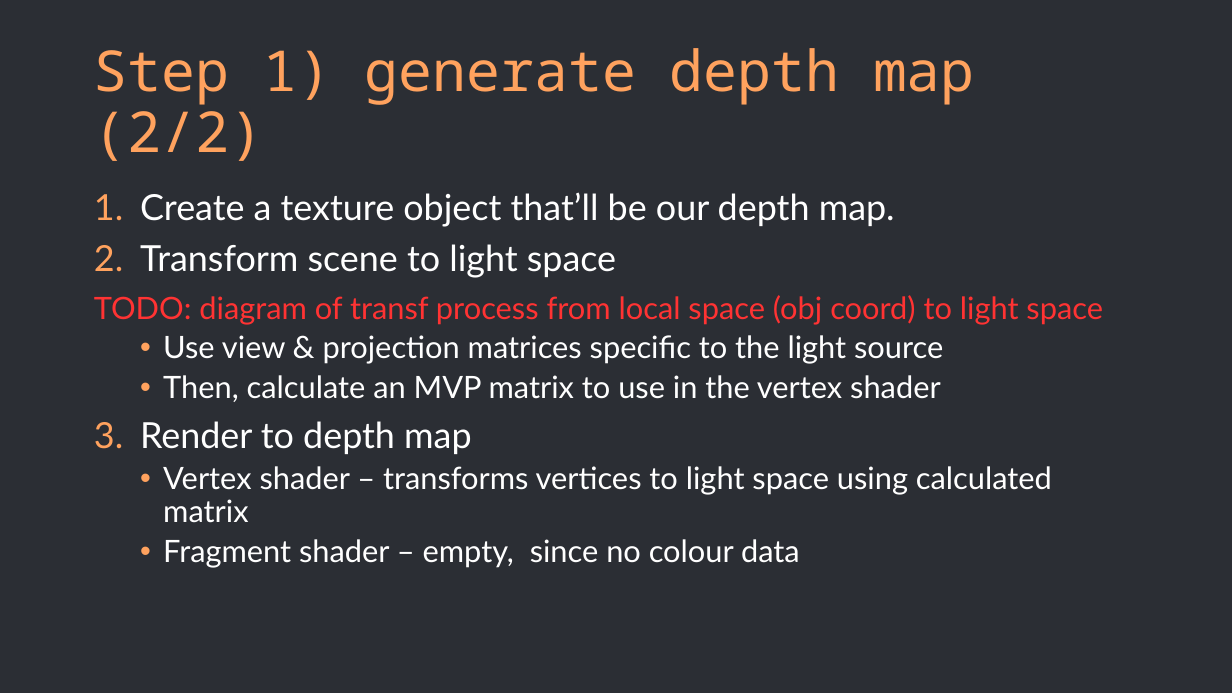
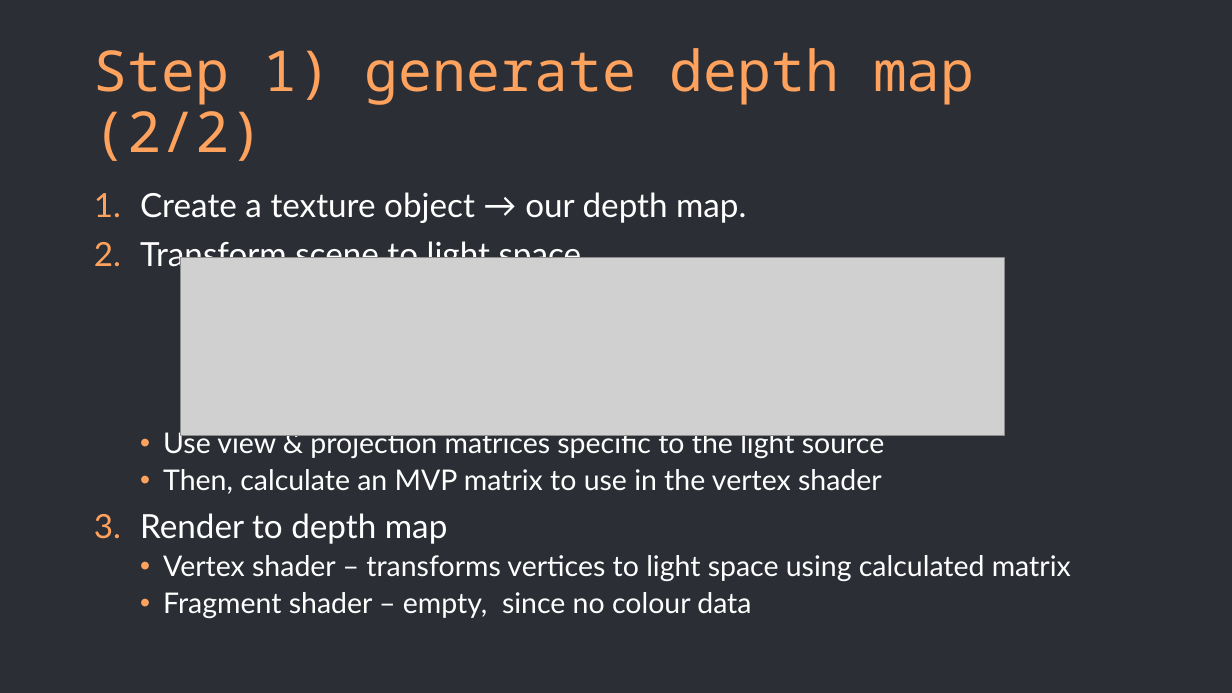
Before and after one commit to Alba-NR/ShadowMapping_TechTalk, a slide deck: slide 13 of slides/slides.pptx (slide 11 before the commit). Drawn at 1232x693 pixels with LibreOffice and Linux fonts; fonts in the diff are those of the drawing; grey boxes stand for pictures. Boxes give left, top, right and bottom in pixels: in the first picture for what was removed or moved away, otherwise in the second. Text is boxed around its words. In the diff, an @@ line names an element or a change of style, - is before the commit and + after.

Commit message:
Created & added some diagrams to slides
Diagrams for transformations to light space.

```diff
--- a/slides/slides.pptx
+++ b/slides/slides.pptx
@@ text at <box>140,192,746,223</box>: text changed; size 28 to 25.9 pt @@
-1. Create a texture object that’ll be our depth map.
+1. Create a texture object → our depth map.
@@ text at <box>140,238,1071,618</box>: size 28 to 25.9 pt in "Transform scene to light space", "Render to depth map"; size 24 to 22.2 pt in "Use view & projection matrices specific to ...", "Then, calculate an MVP matrix to use ...", "Vertex shader – transforms vertices to light ...", "Fragment shader – empty, since no colour ..." @@
@@ picture added at <box>180,258,1005,435</box> @@
@@ text at <box>94,295,1103,325</box>: paragraph removed @@
-TODO: diagram of transf process from local space (obj coord) to light space
```
Also in this commit, not shown: 1 other slide changed, 2 slides added, 4 other files.
